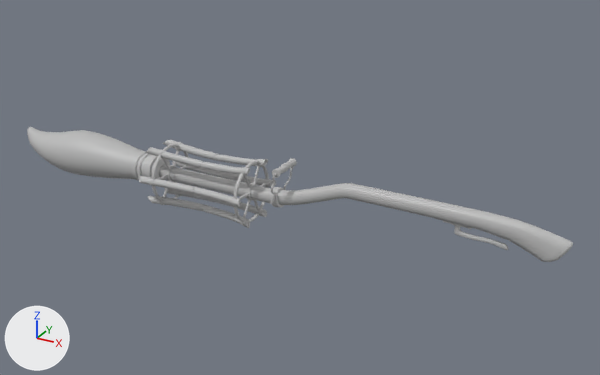
Before and after pictures for a commit that changed the FBX model Assets/GrannyKnight/BazeResources/Art/3d_assets/podmetatus/podmetatus_tpoz.fbx.
Both versions are drawn from a 50 mm lens placed at (1.54, -2.27, 1.2), pointed at (0.25, 0.07, 0.03). The axes (+X, +Y, +Z) are drawn at lower left. The lights are the same throughout. Where no turn or scale is listed for an object, it has been applied to the vertices.

Objects in the first picture: 'pod', 'shaft'.
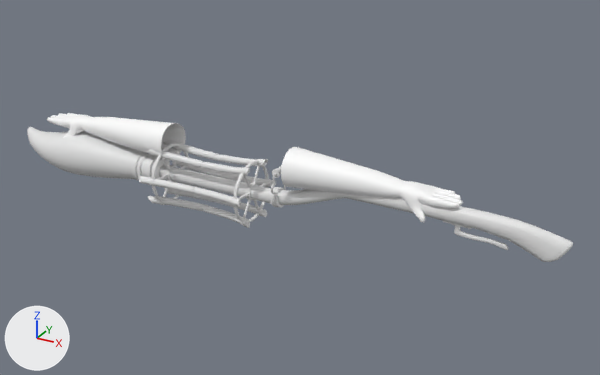
Changed parts and their boxes (x1, y1, x2, y2) in the pictures (600 x 375 px):
'pod', recoloured (grey to white)
    both: (27, 127, 573, 262)
'gloves', added
    after: (47, 113, 463, 222)
'shaft', recoloured (grey to white)
    both: (139, 140, 276, 228)

The change, as a list of edits to the scene's bpy script:
```text
Add mat_openpbr_shader2:
    mat_openpbr_shader2 = principled_material('openPBR_shader2')
    mat_openpbr_shader2.base_color = (0.8, 0.8, 0.8)  # white #e7e7e7
Add mat_lambert2:
    mat_lambert2 = principled_material('lambert2')
    mat_lambert2.base_color = (1.0, 1.0, 1.0)  # white #ffffff
Change me_mesh_001:
    where me_mesh_001.from_pydata(...)  # 7464 vertices, 7224 faces; spans x -0.333..0.116, y -0.126..0.126, z -0.108..0.119
    remove me_mesh_001.materials.append(mat_podmetatus)  # grey #bcbcbc
    add me_mesh_001.materials.append(mat_openpbr_shader2)  # white #e7e7e7
Change me_mesh_002:
    where me_mesh_002.from_pydata(...)  # 2380 vertices, 2313 faces; spans x -0.98..1.19, y -0.09..0.09, z -0.08..0.12
    remove me_mesh_002.materials.append(mat_podmetatus)  # grey #bcbcbc
    add me_mesh_002.materials.append(mat_openpbr_shader2)  # white #e7e7e7
Add me_mesh_1:
    me_mesh_1.from_pydata(...)  # 6606 vertices, 6566 faces; spans x -0.85..0.85, y -0.07..0.08, z 0.06..0.2
    me_mesh_1.materials.append(mat_lambert2)  # its picture is missing
Add ob_gloves:
    ob_gloves = bpy.data.objects.new('gloves', me_mesh_1)
    ob_gloves.location = (0.0, 0.0, 0.0)
```
